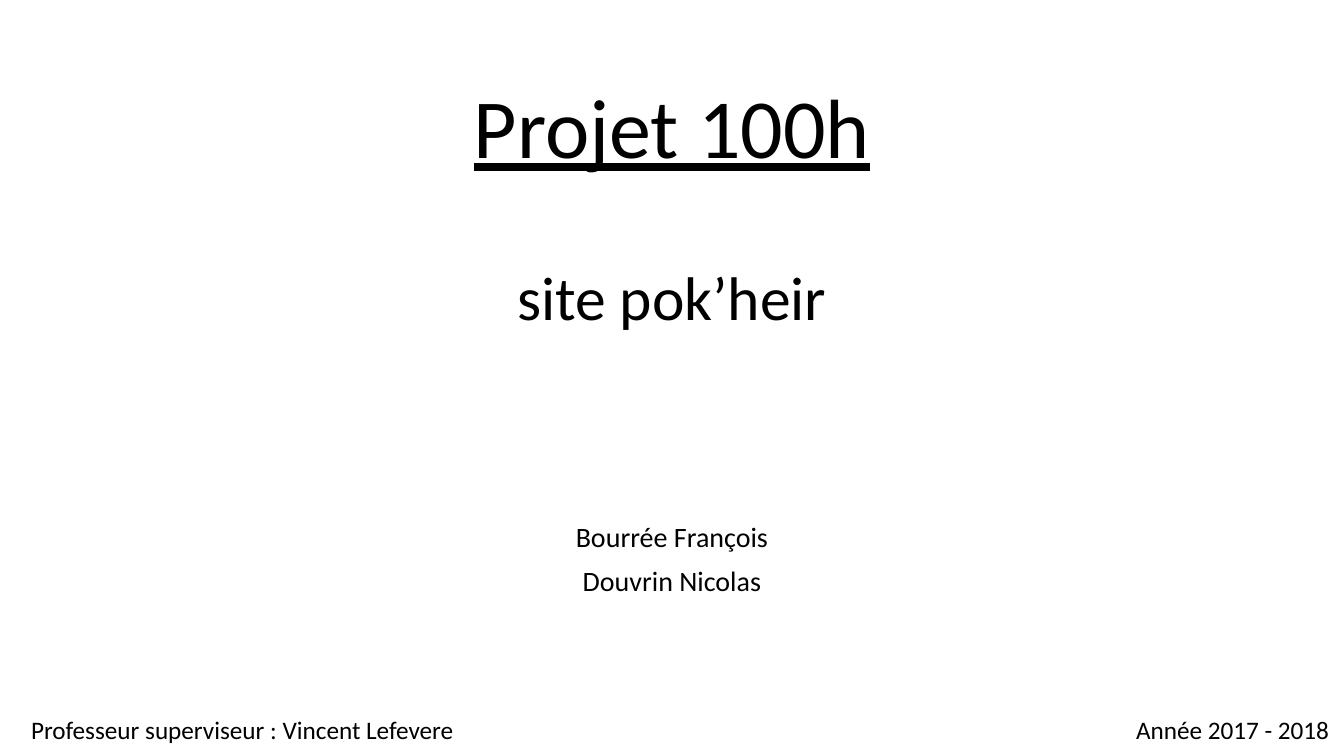
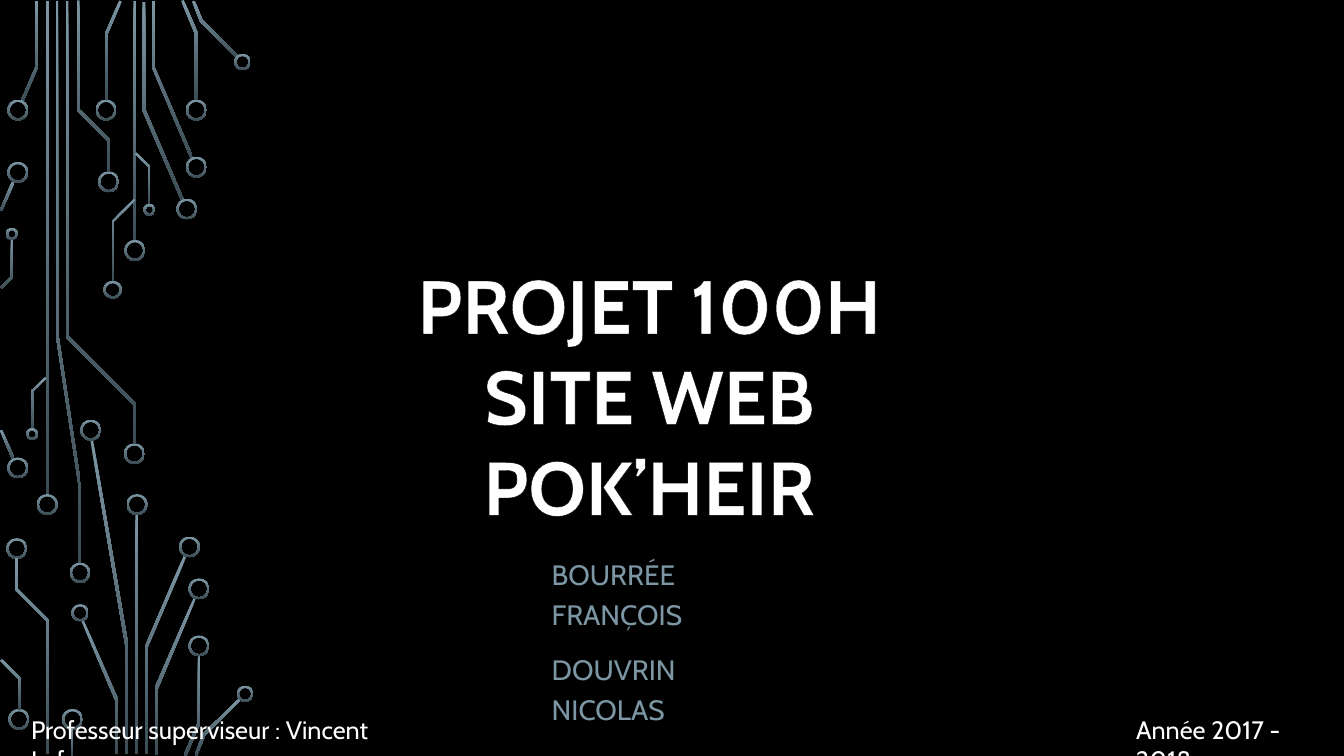
Before and after one commit to NicolasDouvrin/Projet100H, a slide deck: slide 1 of Oral projet100h.pptx. Drawn at 1344x756 pixels with LibreOffice and Linux fonts; fonts in the diff are those of the drawing; background and template pictures are left out. Boxes give left, top, right and bottom in pixels: in the first picture for what was removed or moved away, otherwise in the second. Text is boxed around its words. In the diff, an @@ line names an element or a change of style, - is before the commit and + after.

```diff
--- a/Oral projet100h.pptx
+++ b/Oral projet100h.pptx
@@ background #FFFFFF to picture (left out) @@
@@ text "PROJET 100H" at <box>417,280,881,517</box>: vertical alignment bottom to top @@
@@ text at <box>417,280,881,517</box>: text changed; size 44 to 54 pt; font Calibri to Cabin; text colour #000000 to #FFFFFF; bold on @@
-Projet 100h
-site pok’heir
+PROJET 100H
+SITE WEB POK’HEIR
@@ group added at <box>0,0,254,756</box>: 50 freeform shapes, 4 rectangles @@
@@ subtitle at <box>552,565,683,721</box>: text changed; font Calibri to Cabin; text colour #000000 to #7C96A3 @@
-Bourrée François
-Douvrin Nicolas
+BOURRÉE FRANÇOIS
+DOUVRIN NICOLAS
@@ text "Professeur superviseur : Vincent Lefevere" at <box>31,718,368,745</box>: font Calibri to Cabin, text colour #000000 to #FFFFFF @@
@@ text "Année 2017 - 2018" at <box>1136,721,1264,740</box>: font Calibri to Cabin, text colour #000000 to #FFFFFF @@
```
Also in this commit, not shown: 10 other slides changed, 2 slides added, 1 slide removed, 1 other file.
